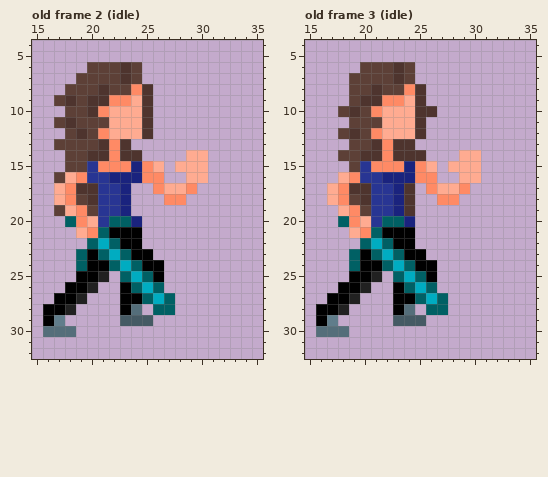
Two versions of one pixel-art file, assets/characters/lilah.aseprite. The first picture shows the starting point.
50x34 pixels, 26 frames. Colours within 5 levels of each other are drawn and written as one. Shown: old frame 2 (idle): x 15..35, y 4..32; old frame 3 (idle): x 15..35, y 4..32. The commit also changed other frames, which this record leaves out.
New version:
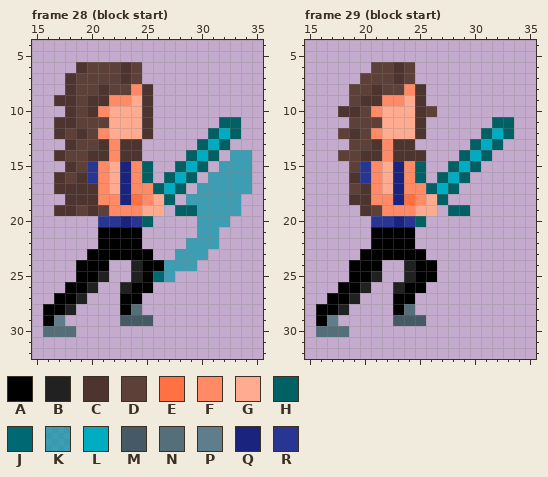
Palette (. is transparent): A #000000  B #212121  C #4e342e  D #5d4037  E #ff7043  F #ff8a65  G #ffab91  H #006064  J #006873  K #0097a7af  L #00acc1  M #455a64  N #546e7a  P #607d8b  Q #1a237e  R #283593
A new or re-ordered frame is compared with the old frame closest to it.
From old to new:
frames 26 -> 33
Changed rows in their new state; - is an unchanged pixel.
Frame 28 (block start) is new; against old frame 2 (idle), layers "Layer 2", "Layer 1":
first column x 17:
 6 --C---------------
 7 -C----------------
 8 -C----------------
 9 C-----------------
10 -C----------------
11 C--------------HH-
12 C-------------HLH-
13 .C-----C-----HLH--
14 C-----------HLH-KK
15 -C---GQFH.-HLH-KKK
16 CDC-FG-FH.HLH.KKKK
17 CC--FG-FFHLH.KKKKK
18 .CC-FF-EFGH.KKKKK-
19 CCDCDFFFGG-HHKKKK-
20 -...-RQRH----KKK--
21 --..A--------KK---
22 ---.AA------KKK---
23 --.-AAA----KKK----
24 --A--..B--KKK-----
25 ------.BAJK-------
26 ------BAA.--------
27 --------...-------
28 ---------..-------
Frame 29 (block start) is new; against old frame 3 (idle), layer "Layer 1":
first column x 17:
 6 ---.-------------
 7 --.--------------
10 -C-------D-------
11 ---------------HH
12 --------------HLH
13 -------------HLH-
14 ------------HLH--
15 -----GQFH.-HLH---
16 -.C-FG-FH.HLH.---
17 ..D-FG-FFHLH.----
18 ..C-FF-EFGH.-----
19 -..CDFFFGG-HH----
20 -...-RQRH--------
21 --..A------------
22 ---.AA-----------
23 --.-AAA----------
24 --A--..B---------
25 ------.BA--------
26 ------BAA.-------
27 --------...------
28 ---------..------
